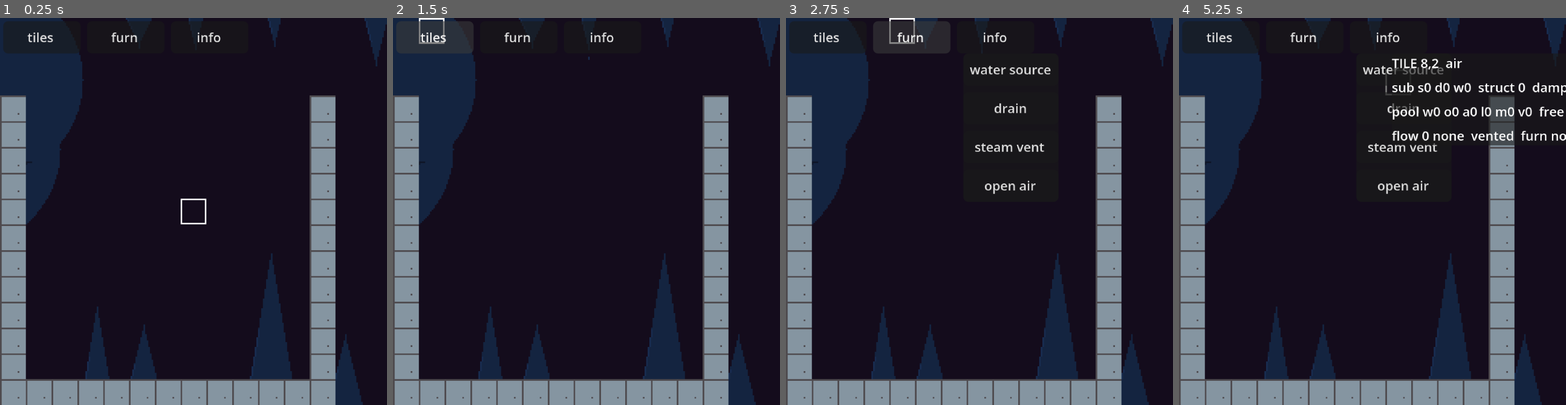
Above: before the commit, frames 1-4 (left to right).
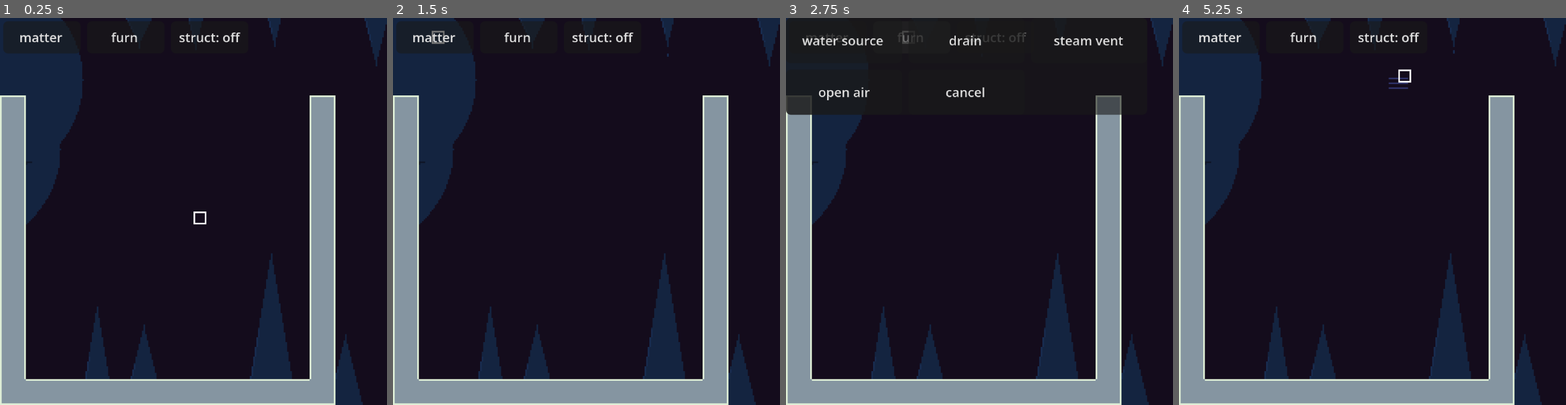
Above: after the commit, the same moments.

Repository: ssjmarx/witchgame
Game: Godot game, scene res://scenes/testing/test_editor.tscn
Two runs of this game, one before a commit and one after it. Both use one fixed random seed, a clock stepped at 60 frames per second and the inputs below. The project has no main scene, so this scene is started directly.
Inputs (mouse positions are in pixels of both pictures, inside the frame that each line leads up to):
- Up to frame 1 (0.25 s): no input
- Up to frame 2 (1.5 s): click (435, 37) at 0.5 s, where only the run before the commit has a clickable "tiles"; click (435, 37) at 1.25 s, where only the run after the commit has a clickable "matter"
- Up to frame 3 (2.75 s): click "furn" at 2 s
- Up to frame 4 (5.25 s): click (1387, 37) at 2.75 s, where only the run before the commit has a clickable "info"; click (1387, 37) at 3.5 s, where only the run after the commit has a clickable "struct: off"; click (1387, 37) at 4.25 s, where only the run after the commit has a clickable "struct: on"; click (1403, 68) at 5 s, where only the run before the commit has a clickable "water source"

The runs differ from the first frame. In frame 1, 3.9% of the frame differs, in the area x 0-87%, y 3-100%; in frame 2, 3.9%; in frame 3, 8.9%, in the area x 0-88%, y 0-100%; in frame 4, 6.7%.

Commit message:
docs restructure - BIG cleanup planned

Diff:
--- a/scripts/render/element_renderer.gd
+++ b/scripts/render/element_renderer.gd
@@ -11,6 +11,9 @@
 const GAS_DRAW: Array[int] = [TilePacket.Mat.SMOKE, TilePacket.Mat.STEAM]   # density order; the band split walks it reversed -- the lightest gas takes the topmost rows
 const BOTTOM_MASK := GridSand.BL | GridSand.BR  # the two lower subtile slots
 const TOP_MASK := GridSand.TL | GridSand.TR      # the two upper subtile slots
+const EDGE_X: Array[int] = [0, 1, 0, -1]   # the four edges of a subtile cell: top, right, bottom, left -- the neighbor cell across each
+const EDGE_Y: Array[int] = [-1, 0, 1, 0]
+const EDGE_R: Array = [[0, 0, 8, 1], [7, 0, 1, 8], [0, 7, 8, 1], [0, 0, 1, 8]]   # each edge's pixel rect within the cell
 
 # the sim state this renderer draws
 var stone: GridStone
@@ -29,6 +32,7 @@
 # overlays
 var debug := false          # G: air pockets + grid
 var hover := Vector2i(-1, -1)
+var hover_sub := Vector2i(-1, -1)   # the exact subtile cell under the mouse -- subtile-sized cursor, set by the editor
 var furniture := false       # editor: draw debug-tile glyphs without the full G overlay
 
 ## Bind the sim pair, the room's seed for the FX domain, and create the map-sized image and texture.
@@ -74,44 +78,47 @@
 		_draw_debug()
 	if debug or furniture:
 		_draw_furniture()
-	if hover.x >= 0 and hover.y >= 0:
+	if hover_sub.x >= 0 and hover_sub.y >= 0:
+		_draw_cursor_sub()
+	elif hover.x >= 0 and hover.y >= 0:
 		_draw_cursor()
 	texture.update(image)
 
-## Paint one tile's matter face onto the base layer: full 4/4 draws the beveled stone or planked wood face, partial nibbles draw 8×8 quads with lit lips (the soil pattern on the stone and wood banks).
+## Paint one tile's matter with the seam rule: each matter subtile fills with its bank, and every edge reads its neighbor -- lit lips on exposure, dark seams against loose or foreign matter, and silence between two members (orthogonally adjacent members are one structure, world §3).
 func _draw_terrain(x: int, y: int) -> void:
-	var px := x * TILE
-	var py := y * TILE
 	var i := stone.idx(x, y)
-	var stone_n: int = stone.packet.get_sub(i, TilePacket.K_STONE)
-	var wood_n: int = stone.packet.get_sub(i, TilePacket.K_WOOD)
-	if stone_n == 15:
-		_face(px, py, Palette.BANK_STONE, false)
-		return
-	if wood_n == 15:
-		_face(px, py, Palette.BANK_WOOD, true)
-		return
-	for c in SUB_QUADS:
-		var bit: int = c[0]
-		if (stone_n & bit) != 0:
-			_quad(px + c[1], py + c[2], Palette.BANK_STONE)
-		elif (wood_n & bit) != 0:
-			_quad(px + c[1], py + c[2], Palette.BANK_WOOD)
-
-## The full-tile face: filled square, dark seam top and left, the bevel pixel -- and the plank seam for wood.
-func _face(px: int, py: int, bank: Array, planked: bool) -> void:
-	image.fill_rect(Rect2i(px, py, TILE, TILE), bank[1])
-	image.fill_rect(Rect2i(px, py, TILE, 1), bank[0])
-	image.fill_rect(Rect2i(px, py, 1, TILE), bank[0])
-	image.set_pixel(px + 11, py + 11, bank[0])
-	if planked:
-		image.fill_rect(Rect2i(px, py + 8, TILE, 1), bank[0])   # the plank seam -- minimal wood identity
-
-## One 8×8 matter quad: filled, lit lip along its top and left edges.
-func _quad(qx: int, qy: int, bank: Array) -> void:
+	var s := stone.packet.struct_s[i]
+	var sn: int = stone.packet.get_sub(i, TilePacket.K_STONE)
+	var wn: int = stone.packet.get_sub(i, TilePacket.K_WOOD)
+	for c in 4:
+		var bit := 1 << c
+		if (sn & bit) != 0:
+			_cell_face(x, y, c, Palette.BANK_STONE, (s & bit) != 0)
+		elif (wn & bit) != 0:
+			_cell_face(x, y, c, Palette.BANK_WOOD, (s & bit) != 0)
+
+## One matter cell: the fill, then each of its four edges -- lip on exposure, seam against matter that is not this structure, silence between two members.
+func _cell_face(x: int, y: int, c: int, bank: Array, member: bool) -> void:
+	var qx := x * TILE + (c & 1) * 8
+	var qy := y * TILE + (1 - (c >> 1)) * 8
 	image.fill_rect(Rect2i(qx, qy, 8, 8), bank[1])
-	image.fill_rect(Rect2i(qx, qy, 8, 1), bank[2])
-	image.fill_rect(Rect2i(qx, qy, 1, 8), bank[2])
+	for e in 4:
+		var nx: int = x * 2 + (c & 1) + EDGE_X[e]
+		var ny: int = y * 2 + (1 - (c >> 1)) + EDGE_Y[e]
+		var rect := Rect2i(qx + EDGE_R[e][0], qy + EDGE_R[e][1], EDGE_R[e][2], EDGE_R[e][3])
+		var oob := nx < 0 or ny < 0 or nx >= stone.width * 2 or ny >= stone.height * 2
+		if oob:
+			image.fill_rect(rect, bank[2])   # the map edge: an exposed face
+			continue
+		var ni := (ny >> 1) * stone.width + (nx >> 1)
+		var nbit := 1 << ((1 - (ny & 1)) * 2 + (nx & 1))
+		var nmat: int = (stone.packet.get_sub(ni, TilePacket.K_STONE) | stone.packet.get_sub(ni, TilePacket.K_WOOD)) & nbit
+		if nmat == 0:
+			image.fill_rect(rect, bank[2])   # exposed: the lit lip
+		elif member and (stone.packet.struct_s[ni] & nbit) != 0:
+			pass   # two members, orthogonally adjacent: one structure, no line
+		else:
+			image.fill_rect(rect, bank[0])   # the seam: loose against structure, or structure against structure
 
 ## Overlay air pockets, per-segment level lines, and the tile grid (G).
 func _draw_debug() -> void:
@@ -180,6 +187,15 @@
 	image.fill_rect(Rect2i(px, py + TILE - 1, TILE, 1), Palette.DEBUG_CURSOR)
 	image.fill_rect(Rect2i(px, py, 1, TILE), Palette.DEBUG_CURSOR)
 	image.fill_rect(Rect2i(px + TILE - 1, py, 1, TILE), Palette.DEBUG_CURSOR)
+
+## The subtile cursor: an 8x8 bracket at the exact cell -- what you point at is what you paint (world §3 authoring).
+func _draw_cursor_sub() -> void:
+	var px := hover_sub.x * 8
+	var py := hover_sub.y * 8
+	image.fill_rect(Rect2i(px, py, 8, 1), Palette.DEBUG_CURSOR)
+	image.fill_rect(Rect2i(px, py + 7, 8, 1), Palette.DEBUG_CURSOR)
+	image.fill_rect(Rect2i(px, py, 1, 8), Palette.DEBUG_CURSOR)
+	image.fill_rect(Rect2i(px + 7, py, 1, 8), Palette.DEBUG_CURSOR)
 
 ## Loose soil: one 8x8 quad per set nibble bit, light lip on subtiles with no soil directly above, damp darkening from the top of the occupied region (8 damp per pixel line -- the creeping front).
 func _draw_soil(x: int, y: int, px: int, py: int, n: int) -> void:
--- a/scripts/sim/grid_structures.gd
+++ b/scripts/sim/grid_structures.gd
@@ -48,7 +48,7 @@
 			var n: int = pk.struct_s[stone.idx(tx, ty)]
 			for c in 4:
 				if (n & (1 << c)) != 0:
-					_flood_piece(tx * 2 + (c & 1), ty * 2 + (c >> 1))
+					_flood_piece(tx * 2 + (c & 1), ty * 2 + (1 - (c >> 1)))
 
 ## Flood one membership component whole from subtile cell (cx, cy); a singleton piece drops its bit -- the cut rule's teeth.
 func _flood_piece(cx: int, cy: int) -> void:
@@ -83,13 +83,25 @@
 	if cells.size() == 1:
 		var only: int = cells[0]
 		@warning_ignore("integer_division")
-		var ti := (only / w2 >> 1) * width + ((only % w2) >> 1)
+		var ox := only % w2
 		@warning_ignore("integer_division")
-		var bit := 1 << (((only / w2) & 1) * 2 + (only % w2 & 1))
+		var oy := only / w2
+		var ti := (oy >> 1) * width + (ox >> 1)
+		var bit := 1 << ((1 - (oy & 1)) * 2 + (ox & 1))
 		pk.set_struct(ti, pk.struct_s[ti] & ~bit)
 
-## True when subtile cell (cx, cy) carries membership -- the invariant says membership rides matter, so the bit alone decides.
+## True when subtile cell (cx, cy) carries membership -- GridSand's bit layout: the top row holds bits 4 and 8, the bottom row bits 1 and 2.
 func _is_member(cx: int, cy: int) -> bool:
 	@warning_ignore("integer_division")
 	var i := (cy >> 1) * width + (cx >> 1)
-	return (pk.struct_s[i] & (1 << ((cy & 1) * 2 + (cx & 1)))) != 0
+	return (pk.struct_s[i] & (1 << ((1 - (cy & 1)) * 2 + (cx & 1)))) != 0
+
+## Authoring stamp: set membership on one exact cell -- components only grow, so no re-partition; refuses cells without stone or wood matter.
+func stamp(x: int, y: int, bit: int) -> void:
+	if not stone.in_bounds(x, y):
+		return
+	var i := stone.idx(x, y)
+	var matter := pk.get_sub(i, TilePacket.K_STONE) | pk.get_sub(i, TilePacket.K_WOOD)
+	if (matter & bit) != bit:
+		return
+	pk.set_struct(i, pk.struct_s[i] | bit)
--- a/scripts/testing/test_editor.gd
+++ b/scripts/testing/test_editor.gd
@@ -1,6 +1,6 @@
 ## The room editor v1 (world.md §8, the level format's seed): four persistent
-## rooms on the F-keys, menu-driven paint over tiles and debug furniture, an
-## inspector card, and a chorus of witches sharing one input -- a playground.
+## rooms on the F-keys, blocking overlay menus, the struct toggle and exact
+## subtile painting, and a chorus of witches sharing one input -- a playground.
 
 class_name TestEditor
 extends TestSandbox
@@ -10,8 +10,12 @@
 const EDITOR_SEED_BASE := 11   # rooms 0-3 seed 11-14, clear of every suite's seeds
 const DEFAULT_ROOM := 11       # the fresh-slot carve: 11 wide keeps every U-shell write in bounds
 const AMBIENCE_NAMES := ["blue", "red", "green", "yellow"]
-
-enum Tool { STONE, WOOD, SOIL, WOOD_S, STRUCT, DAMP, WATER, OIL, ACID, LAVA, STEAM, SMOKE, SRC_WATER, DRAIN, SRC_STEAM, OPEN_AIR }
+const TOOL_PAGES: Array = [
+	[["stone_s", Tool.STONE_S], ["wood_s", Tool.WOOD_S], ["soil", Tool.SOIL], ["damp", Tool.DAMP], ["water", Tool.WATER], ["oil", Tool.OIL], ["acid", Tool.ACID], ["lava", Tool.LAVA], ["steam", Tool.STEAM], ["smoke", Tool.SMOKE]],
+	[["water source", Tool.SRC_WATER], ["drain", Tool.DRAIN], ["steam vent", Tool.SRC_STEAM], ["open air", Tool.OPEN_AIR]],
+]
+
+enum Tool { STONE_S, WOOD_S, SOIL, DAMP, WATER, OIL, ACID, LAVA, STEAM, SMOKE, SRC_WATER, DRAIN, SRC_STEAM, OPEN_AIR }
 
 var rooms: Array[Room] = []
 var renderers: Array[ElementRenderer] = []
@@ -20,13 +24,14 @@
 var room_witches: Array = []   # one Array[Witch] per room -- the chorus rosters
 var observed := 0
 var tool := Tool.WATER
+var struct_on := false         # the struct toggle: with it on, the solid brushes author structure membership cell by cell (world §3)
+var struct_button: Button
+var overlay: PanelContainer
+var overlay_pause_saved := false
 
 # editor chrome: Controls on a high layer, never pixels in the CA picture
 var ui: CanvasLayer
 var menu_bar: HBoxContainer
-var panels: Array[PanelContainer] = []
-var inspector: PanelContainer
-var inspect_label: Label
 
 ## Build the sibling rooms, renderers, sprites, and mirrors; load every slot from disk or carve the default bowl; build the chrome; observe slot 0.
 func _setup() -> void:
@@ -125,43 +130,78 @@
 		return
 	super._unhandled_key_input(event)
 
-## Held strokes need a held button and a mouse clear of the chrome: RMB erases (furniture included), LMB lays the current tool.
+## Held strokes need a held button and a mouse clear of the chrome: RMB erases the exact subtile (a cut), LMB lays the current tool -- solid brushes paint the exact subtile cell, liquids and furniture dose the tile. Strokes are ignored while the overlay menu is open.
 func _paint_stroke(t: Vector2i) -> bool:
-	if t.x < 0 or _over_ui():
+	if t.x < 0 or _over_ui() or overlay.visible:
 		return false
 	if not (Input.is_mouse_button_pressed(MOUSE_BUTTON_LEFT) or Input.is_mouse_button_pressed(MOUSE_BUTTON_RIGHT)):
 		return false
 	if Input.is_mouse_button_pressed(MOUSE_BUTTON_RIGHT):
-		_erase_tile(t)
+		_erase_sub(_hover_sub())
 		mirrors[observed].sync()
+		renderer.redraw()
 		return true
 	return _apply_tool(t)
 
-## The shared erase plus the furniture column: RMB clears everything the editor can author at this tile, then the observed room's structures re-partition.
-func _erase_tile(t: Vector2i) -> void:
-	super._erase_tile(t)
-	rooms[observed].sand.structures.repartition_around(t.x, t.y)
-	stone.packet.set_debug(stone.idx(t.x, t.y), TilePacket.DebugTile.NONE)
-
-## Lay one tool at the hover tile: solids and furniture refuse occupied ground, soil and wood_s lay one guarded subtile, the struct brush fuses the tile's matter, liquids dose 255 through the tool path.
+## Erase one exact subtile cell: its matter bit (any kind) through the cut path -- the cut re-partitions; a cell without solid matter falls back to the tile-level wipe (liquids, fire, furniture).
+func _erase_sub(sub: Vector2i) -> void:
+	if sub.x < 0 or sub.y < 0:
+		return
+	var pk := stone.packet
+	var i := stone.idx(sub.x >> 1, sub.y >> 1)
+	var bit := (1 if (sub.y & 1) == 1 else 4) << (sub.x & 1)
+	var matter: int = pk.get_sub(i, TilePacket.K_STONE) | pk.get_sub(i, TilePacket.K_WOOD) | pk.get_sub(i, TilePacket.K_SOIL)
+	if (matter & bit) == 0:
+		for m in TilePacket.MAT_COUNT:
+			pk.set_pool(i, m, 0)
+		pk.set_fire(i, 0)
+		pk.set_debug(i, TilePacket.DebugTile.NONE)
+		return
+	if (pk.get_sub(i, TilePacket.K_STONE) & bit) != 0:
+		pk.set_sub(i, TilePacket.K_STONE, pk.get_sub(i, TilePacket.K_STONE) & ~bit)
+	if (pk.get_sub(i, TilePacket.K_WOOD) & bit) != 0:
+		pk.set_sub(i, TilePacket.K_WOOD, pk.get_sub(i, TilePacket.K_WOOD) & ~bit)
+	if (pk.get_sub(i, TilePacket.K_SOIL) & bit) != 0:
+		pk.set_sub(i, TilePacket.K_SOIL, pk.get_sub(i, TilePacket.K_SOIL) & ~bit)
+	rooms[observed].sand.structures.repartition_around(sub.x >> 1, sub.y >> 1)
+
+## The hover in expanded-grid subtile coords -- the exact 8x8 cell under the mouse.
+func _hover_sub() -> Vector2i:
+	var p := get_global_mouse_position()
+	var s := Vector2i(floori(p.x / 8.0), floori(p.y / 8.0))
+	if s.x < 0 or s.y < 0 or s.x >= GRID_W * 2 or s.y >= GRID_H * 2:
+		return Vector2i(-1, -1)
+	return s
+
+## Paint one exact subtile cell: the pointed-at cell only, empty across every kind; with the struct toggle on, stone and wood carry membership (authored structures grow cell by cell, world §3).
+func _paint_cell(sub: Vector2i, kind: int) -> bool:
+	if sub.x < 0 or sub.y < 0:
+		return false
+	var pk := stone.packet
+	var i := stone.idx(sub.x >> 1, sub.y >> 1)
+	var bit := (1 if (sub.y & 1) == 1 else 4) << (sub.x & 1)
+	var occupied: int = pk.get_sub(i, TilePacket.K_STONE) | pk.get_sub(i, TilePacket.K_WOOD) | pk.get_sub(i, TilePacket.K_SOIL)
+	if (occupied & bit) != 0:
+		if struct_on and kind != TilePacket.K_SOIL:
+			rooms[observed].sand.structures.stamp(sub.x >> 1, sub.y >> 1, bit)
+			return true
+		return false   # the exact cell holds matter: precise editing refuses
+	pk.set_sub(i, kind, pk.get_sub(i, kind) | bit)
+	if struct_on and kind != TilePacket.K_SOIL:
+		rooms[observed].sand.structures.stamp(sub.x >> 1, sub.y >> 1, bit)
+	return true
+
+## Lay one tool at the hover: liquids dose 255 through the tool path, damp and furniture are tile-level; the solid brushes paint the exact subtile cell under the mouse (world §3 authoring).
 func _apply_tool(t: Vector2i) -> bool:
 	var pk := stone.packet
 	var i := stone.idx(t.x, t.y)
 	match tool:
-		Tool.STONE:
-			if _lay_matter(t, TilePacket.K_STONE):
-				mirrors[observed].sync()
-				return true
-		Tool.WOOD:
-			if _lay_matter(t, TilePacket.K_WOOD):
-				mirrors[observed].sync()
-				return true
+		Tool.STONE_S:
+			return _paint_cell(_hover_sub(), TilePacket.K_STONE)
+		Tool.WOOD_S:
+			return _paint_cell(_hover_sub(), TilePacket.K_WOOD)
 		Tool.SOIL:
-			return _brush_guarded(pk, i, TilePacket.K_SOIL)
-		Tool.WOOD_S:
-			return _brush_guarded(pk, i, TilePacket.K_WOOD)
-		Tool.STRUCT:
-			return rooms[observed].sand.structures.fuse(t.x, t.y)
+			return _paint_cell(_hover_sub(), TilePacket.K_SOIL)
 		Tool.DAMP:
 			return pk.add_damp(i, 64) > 0
 		Tool.WATER:
@@ -268,7 +308,7 @@
 	s.sand_ticks = d["st"]
 	return s
 
-## Build the chrome: three buttons (tiles, furniture, inspector) over their pop-up panels -- editor tooling, so default theme and rough edges are fine.
+## Build the chrome: two category buttons and the struct toggle over one blocking overlay menu -- editor tooling, so default theme and rough edges are fine.
 func _build_ui() -> void:
 	ui = CanvasLayer.new()
 	ui.layer = 10
@@ -276,41 +316,50 @@
 	menu_bar = HBoxContainer.new()
 	menu_bar.position = Vector2(2, 2)
 	ui.add_child(menu_bar)
-	panels = [
-		_build_panel(0, [["stone", Tool.STONE], ["wood", Tool.WOOD], ["soil", Tool.SOIL], ["wood_s", Tool.WOOD_S], ["struct", Tool.STRUCT], ["damp", Tool.DAMP], ["water", Tool.WATER], ["oil", Tool.OIL], ["acid", Tool.ACID], ["lava", Tool.LAVA], ["steam", Tool.STEAM], ["smoke", Tool.SMOKE]]),
-		_build_panel(1, [["water source", Tool.SRC_WATER], ["drain", Tool.DRAIN], ["steam vent", Tool.SRC_STEAM], ["open air", Tool.OPEN_AIR]]),
-	]
-	var tiles := _chrome_button("tiles")
-	tiles.pressed.connect(_open_menu.bind(0))
-	menu_bar.add_child(tiles)
-	var furn := _chrome_button("furn")
-	furn.pressed.connect(_open_menu.bind(1))
-	menu_bar.add_child(furn)
-	var info := _chrome_button("info")
-	info.pressed.connect(_toggle_inspector)
-	menu_bar.add_child(info)
-	inspector = PanelContainer.new()
-	inspector.position = Vector2(132, 22)
-	inspector.custom_minimum_size = Vector2(104, 0)
-	inspector.visible = false
-	inspect_label = Label.new()
-	inspect_label.add_theme_font_size_override("font_size", 8)
-	inspector.add_child(inspect_label)
-	ui.add_child(inspector)
-
-## One pop-up panel of tool buttons under the bar; starts hidden.
-func _build_panel(k: int, entries: Array) -> PanelContainer:
-	var panel := PanelContainer.new()
-	panel.position = Vector2(2 + k * 108, 22)
-	panel.visible = false
-	var box := VBoxContainer.new()
-	panel.add_child(box)
-	for e in entries:
+	for k in TOOL_PAGES.size():
+		var cat := _chrome_button("matter" if k == 0 else "furn")
+		cat.pressed.connect(_open_menu.bind(TOOL_PAGES[k]))
+		menu_bar.add_child(cat)
+	struct_button = _chrome_button("struct: off")
+	struct_button.pressed.connect(_toggle_struct)
+	menu_bar.add_child(struct_button)
+	overlay = PanelContainer.new()
+	overlay.visible = false
+	ui.add_child(overlay)
+
+## Open the blocking overlay menu for one page: the sim pauses until a brush is picked (or the menu is dismissed), and the grid auto-fits roughly square.
+func _open_menu(page: Array) -> void:
+	overlay_pause_saved = paused
+	paused = true
+	for child in overlay.get_children():
+		child.queue_free()
+	var grid := GridContainer.new()
+	grid.columns = ceili(sqrt(page.size() + 1))
+	for e in page:
 		var b := _chrome_button(e[0])
+		b.custom_minimum_size = Vector2(72, 28)
 		b.pressed.connect(_pick_tool.bind(e[1]))
-		box.add_child(b)
-	ui.add_child(panel)
-	return panel
+		grid.add_child(b)
+	var cancel := _chrome_button("cancel")
+	cancel.pressed.connect(_close_menu)
+	grid.add_child(cancel)
+	overlay.add_child(grid)
+	overlay.visible = true
+
+## Close the overlay menu and restore the pause state.
+func _close_menu() -> void:
+	overlay.visible = false
+	paused = overlay_pause_saved
+
+## Pick a tool from the overlay and close it -- one click selects, the strokes follow.
+func _pick_tool(t: int) -> void:
+	tool = t as TestEditor.Tool
+	_close_menu()
+
+## Flip the struct toggle: with it on, the solid brushes author structure membership cell by cell (world §3).
+func _toggle_struct() -> void:
+	struct_on = not struct_on
+	struct_button.text = "struct: on" if struct_on else "struct: off"
 
 ## A small chrome button: 8px font, tight minimum.
 func _chrome_button(label: String) -> Button:
@@ -320,59 +369,14 @@
 	b.custom_minimum_size = Vector2(48, 18)
 	return b
 
-## Toggle one menu: opening hides the other; a second click closes it.
-func _open_menu(k: int) -> void:
-	for p in panels.size():
-		panels[p].visible = (p == k) and not panels[p].visible
-
-## Pick a tool from a menu and close both -- one click selects, the strokes follow.
-func _pick_tool(t: int) -> void:
-	tool = t as TestEditor.Tool
-	for p in panels:
-		p.visible = false
-
-## Toggle the inspector card.
-func _toggle_inspector() -> void:
-	inspector.visible = not inspector.visible
-
 ## True when the mouse sits on the chrome -- strokes are ignored there (raw button state reads true even when a Control consumed the click).
 func _over_ui() -> bool:
 	var p := get_global_mouse_position()
 	if menu_bar.get_global_rect().has_point(p):
 		return true
-	for panel in panels:
-		if panel.visible and panel.get_global_rect().has_point(p):
-			return true
-	return inspector.visible and inspector.get_global_rect().has_point(p)
-
-## The observed room's witch under the mouse, if any -- her 8x24 hitbox, soles-centered.
-func _hovered_witch() -> Witch:
-	var p := get_global_mouse_position()
-	for witch in room_witches[observed]:
-		if Rect2(witch.position.x - 4.0, witch.position.y - 24.0, 8.0, 24.0).has_point(p):
-			return witch
-	return null
-
-## The HUD line plus the inspector card's live text.
+	return overlay.visible and overlay.get_global_rect().has_point(p)
+
+## The HUD line, plus the subtile hover -- the exact cell the cursor and the brushes read.
 func _update_info(t: Vector2i) -> void:
 	super._update_info(t)
-	_update_inspector(t)
-
-## Refresh the inspector: the hovered witch's thermal state, else the hovered tile's census down to furniture and flow -- the canonical deep readout.
-func _update_inspector(t: Vector2i) -> void:
-	if not inspector.visible:
-		return
-	var witch := _hovered_witch()
-	if witch != null:
-		inspect_label.text = "WITCH  heat %d/64  wet %d/64" % [witch.body.heat, witch.body.wetness]
-		return
-	if t.x < 0:
-		inspect_label.text = ""
-		return
-	var pk := stone.packet
-	var i := stone.idx(t.x, t.y)
-	var txt := "TILE %d,%d  %s" % [t.x, t.y, GridStone.Terrain.keys()[pk.get_terrain(i)].to_lower()]
-	txt += "\nsub s%d d%d w%d  struct %d  damp %d/%d  burn %d  fire %d" % [pk.get_sub(i, TilePacket.K_STONE), pk.get_sub(i, TilePacket.K_SOIL), pk.get_sub(i, TilePacket.K_WOOD), pk.struct_s[i], pk.get_damp(i), pk.damp_capacity(i), rooms[observed].react.get_woodburn(t.x, t.y), pk.get_fire(i)]
-	txt += "\npool w%d o%d a%d l%d m%d v%d  free %d" % [pk.get_pool(i, TilePacket.Mat.WATER), pk.get_pool(i, TilePacket.Mat.OIL), pk.get_pool(i, TilePacket.Mat.ACID), pk.get_pool(i, TilePacket.Mat.LAVA), pk.get_pool(i, TilePacket.Mat.SMOKE), pk.get_pool(i, TilePacket.Mat.STEAM), pk.pool_free(i)]
-	txt += "\nflow %d %s  %s  furn %s" % [water.get_flow_mag(t.x, t.y), GridWater.FlowDir.keys()[water.get_flow_dir(t.x, t.y)].to_lower(), "sealed" if water.is_air_sealed(t.x, t.y) else "vented", TilePacket.DebugTile.keys()[pk.get_debug(i)].to_lower()]
-	inspect_label.text = txt
+	renderer.hover_sub = _hover_sub()
Not shown, changed: .clinerules
Not shown, changed: docs/PROJECT_MAP.md
Not shown, changed: docs/amazongame.md
Not shown, added: docs/current_plan.md
Not shown, added: docs/dev_log.md
Not shown, changed: docs/instructions.md
Not shown, changed: docs/magicalgirlgame.md
Not shown, changed: docs/witchgame.md
Not shown, changed: docs/world.md
